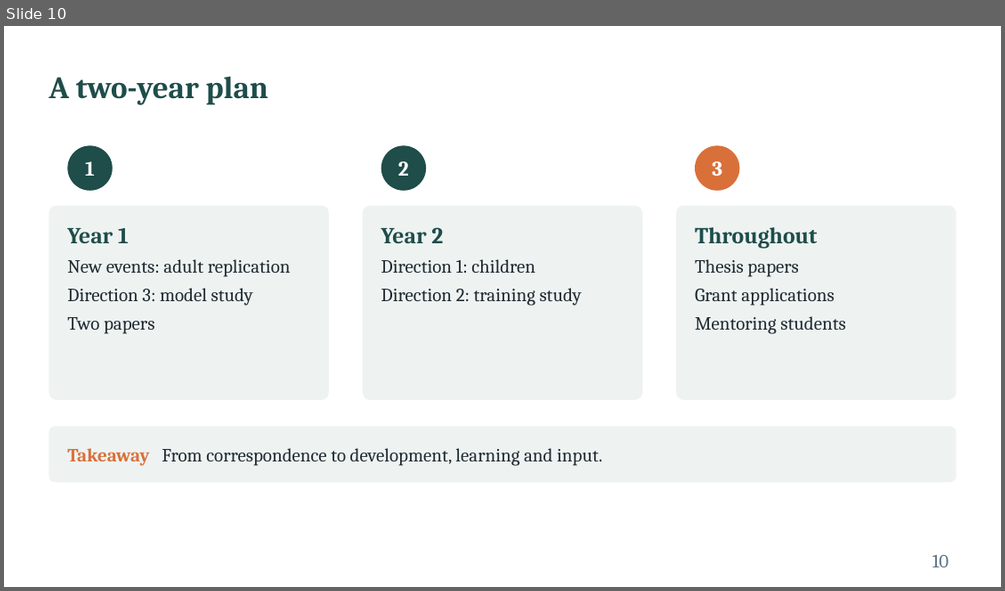
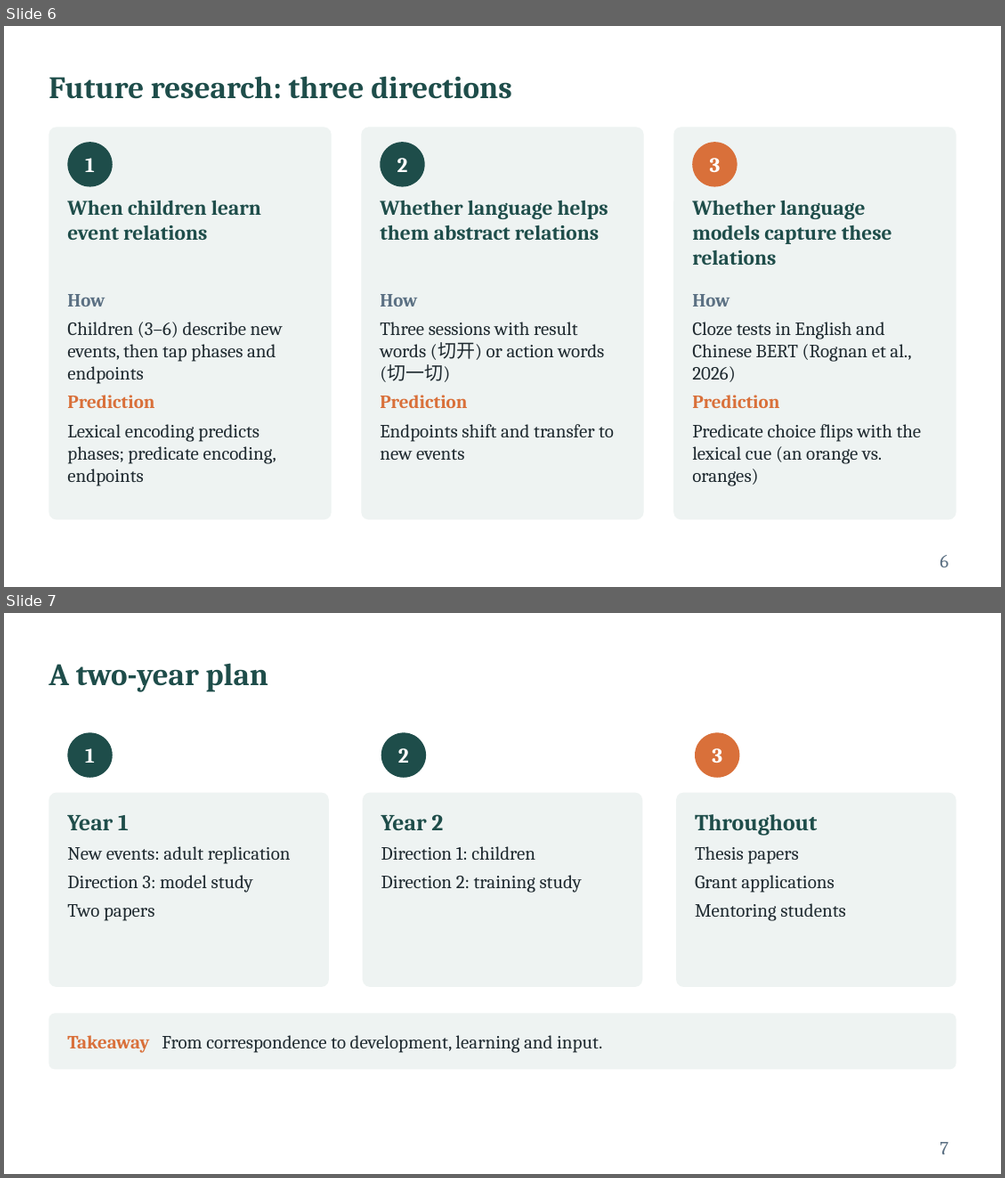
Before and after one commit to xtaoliu/claude, a slide deck: Liu_postdoc_interview_talk.pptx. Shown one above the other, each under a label of ours: slide 10 before the commit, slides 6 and 7 after it. The pictures are 1005x591 and 1005x1178 pixels, drawn with LibreOffice and Linux fonts; fonts in the diff are those of the drawing. Boxes give left, top, right and bottom in pixels: in the first picture for what was removed or moved away, otherwise in the second. Text is boxed around its words. In the diff, an @@ line names an element or a change of style, - is before the commit and + after.

```diff
--- a/Liu_postdoc_interview_talk.pptx
+++ b/Liu_postdoc_interview_talk.pptx
@@ slide 6 added at box(4, 26, 1001, 587), background #FFFFFF @@
@@ title added at box(48, 76, 512, 99), 30 pt, text #1E4D4A, bold @@
+Future research: three directions
@@ rounded rectangle added at box(48, 127, 332, 520), fill #EEF3F2 @@
@@ rounded rectangle added at box(362, 127, 644, 520), fill #EEF3F2 @@
@@ rounded rectangle added at box(674, 127, 956, 520), fill #EEF3F2 @@
@@ ellipse added at box(67, 142, 113, 187), fill #1E4D4A @@
@@ text added at box(85, 158, 95, 172), 20 pt, text #FFFFFF, bold @@
+1
@@ ellipse added at box(380, 142, 425, 187), fill #1E4D4A @@
@@ text added at box(397, 158, 408, 172), 20 pt, text #FFFFFF, bold @@
+2
@@ ellipse added at box(693, 142, 737, 187), fill #D9703A @@
@@ text added at box(710, 158, 720, 172), 20 pt, text #FFFFFF, bold @@
+3
@@ text added at box(67, 200, 261, 240), 20 pt, text #1E4D4A, bold @@
+When children learn event relations
@@ text added at box(380, 200, 608, 240), 20 pt, text #1E4D4A, bold @@
+Whether language helps them abstract relations
@@ text added at box(692, 200, 892, 265), 20 pt, text #1E4D4A, bold @@
+Whether language models capture these relations
@@ text added at box(67, 294, 283, 486), 18 pt, text #1F2A30 @@
+How
+Children (3–6) describe new events, then tap phases and endpoints
+Prediction
+Lexical encoding predicts phases; predicate encoding, endpoints
@@ text added at box(380, 294, 614, 459), 18 pt, text #1F2A30 @@
+How
+Three sessions with result words (切开) or action words (切一切)
+Prediction
+Endpoints shift and transfer to new events
@@ text added at box(692, 294, 922, 486), 18 pt, text #1F2A30 @@
+How
+Cloze tests in English and Chinese BERT (Rognan et al., 2026)
+Prediction
+Predicate choice flips with the lexical cue (an orange vs. oranges)
@@ page number added at box(939, 555, 948, 567), 18 pt, text #5B7083 @@
+6
@@ what was slide 10 is now slide 7 @@
@@ page number at box(939, 1142, 948, 1154): text changed @@
-10
+7
```
Also in this commit, not shown: 5 slides changed, 4 slides removed, 1 other file.
